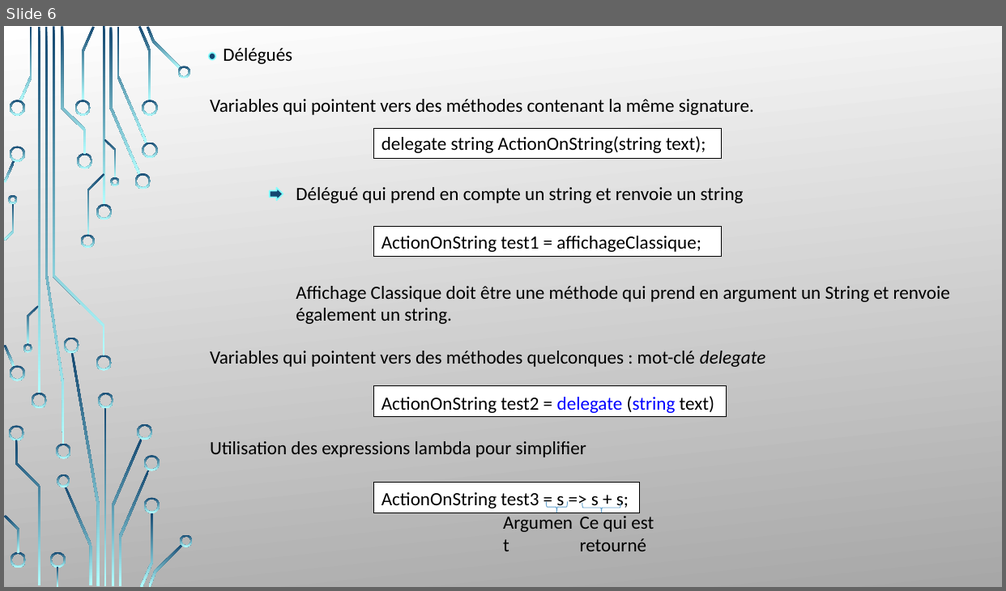
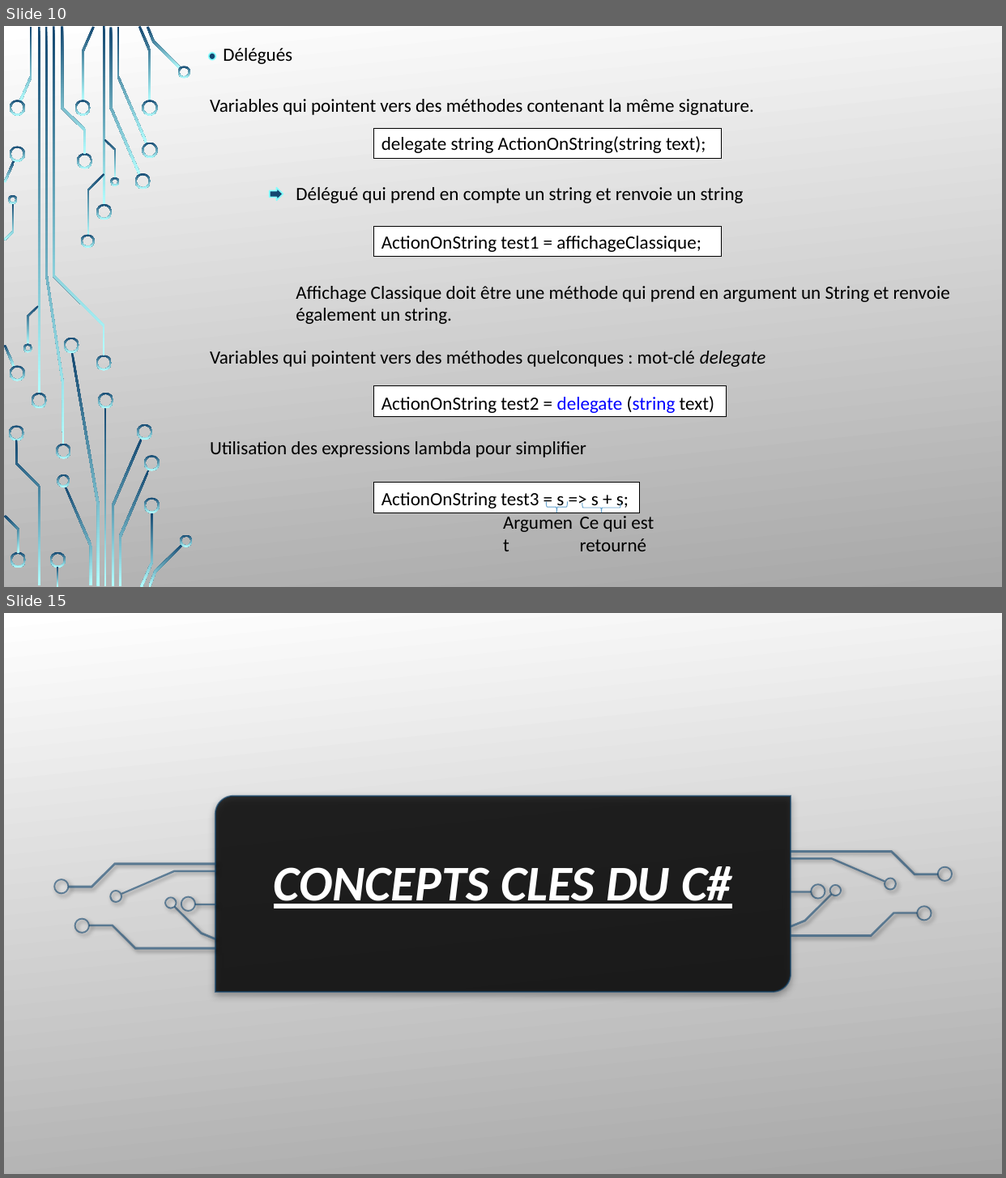
Before and after one commit to LouisMalbranque/Projet-C-S2, a slide deck: CoursCS2.pptx. Shown one above the other, each under a label of ours: slide 6 before the commit, slides 10 and 15 after it; the slides between them are not shown. The pictures are 1006x591 and 1006x1178 pixels, drawn with LibreOffice and Linux fonts; fonts in the diff are those of the drawing; background and template pictures are left out. Boxes give left, top, right and bottom in pixels: in the first picture for what was removed or moved away, otherwise in the second. Text is boxed around its words. In the diff, an @@ line names an element or a change of style, - is before the commit and + after.

```diff
--- a/CoursCS2.pptx
+++ b/CoursCS2.pptx
@@ slide 15 added at (x1=4, y1=613, x2=1002, y2=1174), background picture (left out); not listed: 54 template elements that a slide beside it also shows @@
@@ rectangle added at (x1=4, y1=613, x2=1002, y2=1174), fill gradient #FFFFFF to #A7A7A7 @@
@@ round diag rect added at (x1=215, y1=796, x2=791, y2=992), fill #000000 at 80% opacity, outline #134770 1.5 pt @@
@@ text added at (x1=274, y1=867, x2=732, y2=909), 48 pt, text #FFFFFF, bold, italic, underline @@
+CONCEPTS CLES DU C#
@@ group added at (x1=53, y1=850, x2=953, y2=950): 18 freeform shapes, 2 rectangles @@
@@ what was slide 6 is now slide 10 @@
```
Also in this commit, not shown: 1 slide changed, 10 other slides added.
